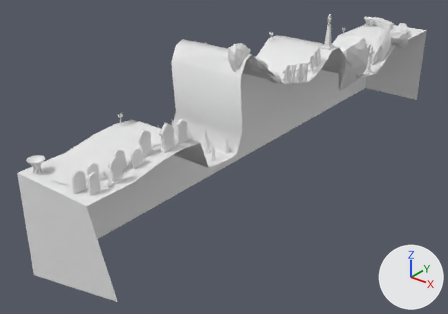
What one commit did to the OBJ model ZombieHead/Assets/Christina_lvls/Levels/Lvl_1_v7.obj.
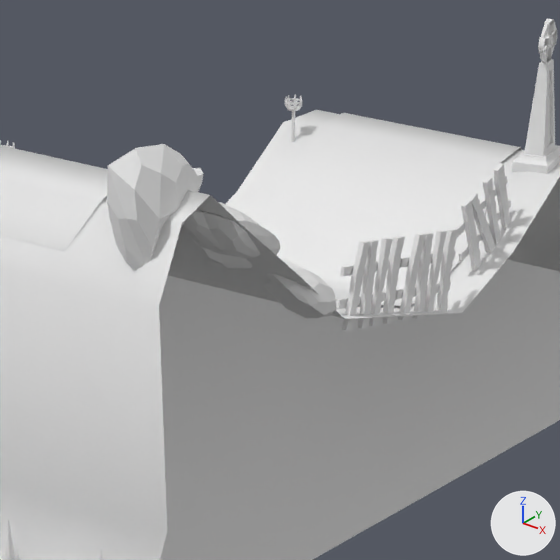
Old and new are each drawn whole from a 50 mm lens placed at (100.4, -213.6, 81.3), pointed at (3.8, -92.8, 6.4) and again close up on the part from 45% to 74% of the width and 3% to 44% of the height. Arrows for +X, +Y and +Z are at lower right; the lights stay in place. Where no turn or scale is listed for an object, it has been applied to the vertices. Vertices at the same position are counted once.

Names of what the first close-up shows: 'Lvl_1_v7'.
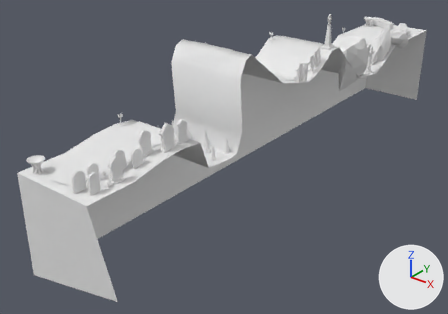
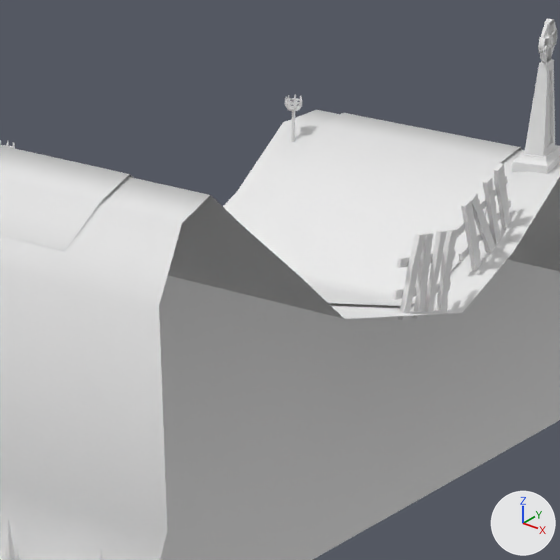
What differs and where, as boxes [x1, y1, x2, y2] in the close-ups (560 x 560 px):
part 1 of me_lvl_1_v7, deleted
    before: [107, 144, 405, 331]

Diff of the bpy script that builds the scene:
```diff
--- a/ZombieHead/Assets/Christina_lvls/Levels/Lvl_1_v7.obj.py
+++ b/ZombieHead/Assets/Christina_lvls/Levels/Lvl_1_v7.obj.py
@@ me_lvl_1_v7 @@
 # used by ob_lvl_1_v7; location = (0.0, 0.0, 0.0)
-me_lvl_1_v7.from_pydata(...)  # 6859 vertices, 6665 faces; spans x 0.0..24.0, y -154.0..0.0, z 0.0..44.0
+me_lvl_1_v7.from_pydata(...)  # 6537 vertices, 6361 faces; spans x 0.0..24.0, y -154.0..0.0, z 0.0..43.0
+# me_lvl_1_v7 part 1: 9 loose pieces with 322 vertices, spanning x 16.0..21.0, y -109.0..-83.0, z 29.0..44.0, are deleted
 me_lvl_1_v7.materials.append(mat_initialshadinggroup)
```
